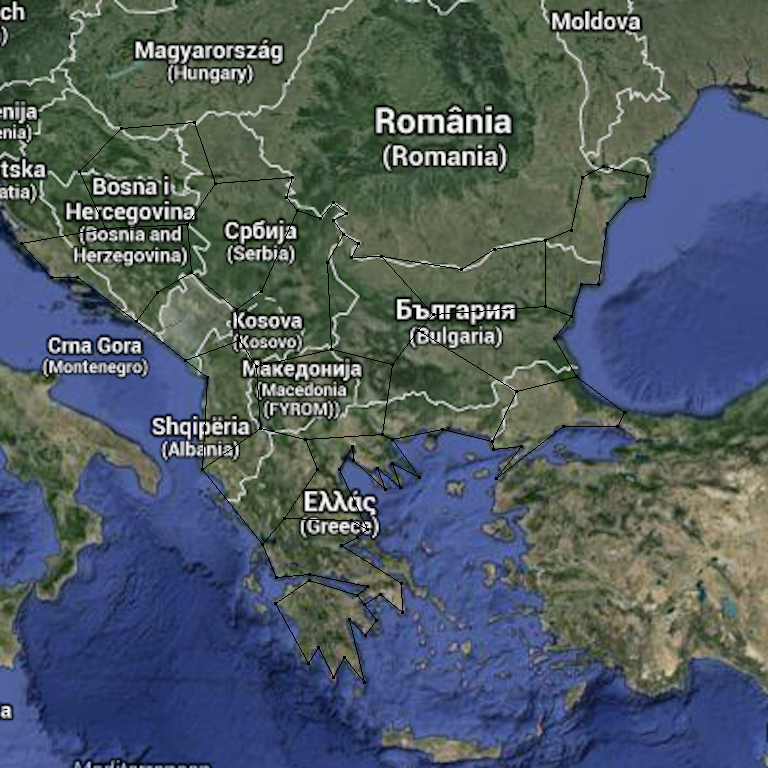
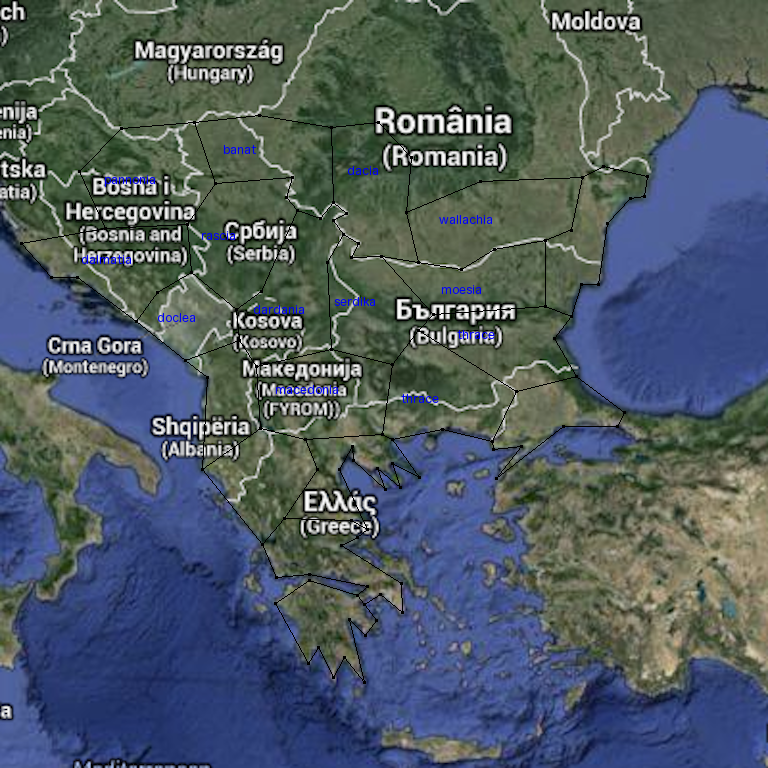
Layered file, before and after one edit (768 × 768). Changes by layer:
painted on "Calque" over [81, 114, 581, 403]
